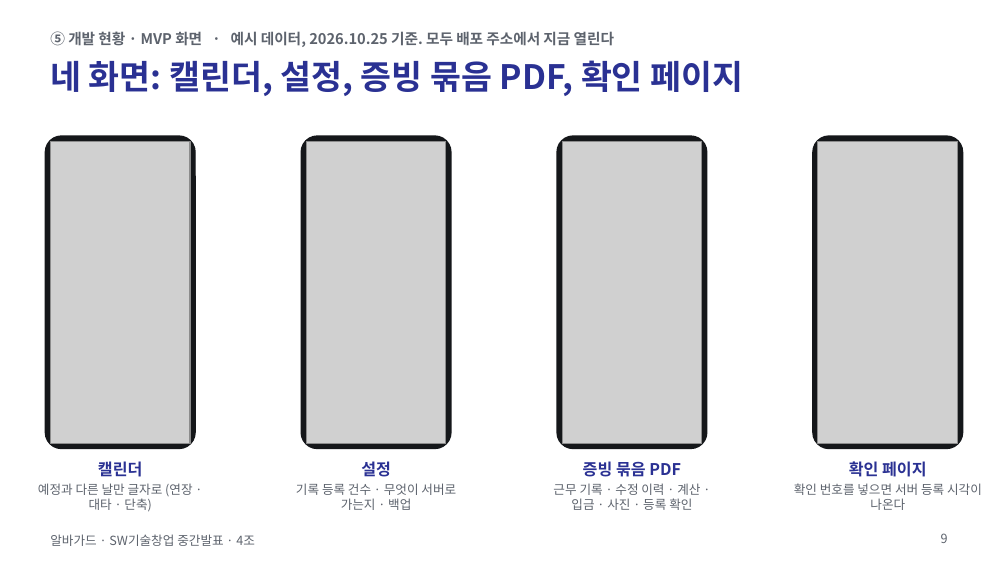
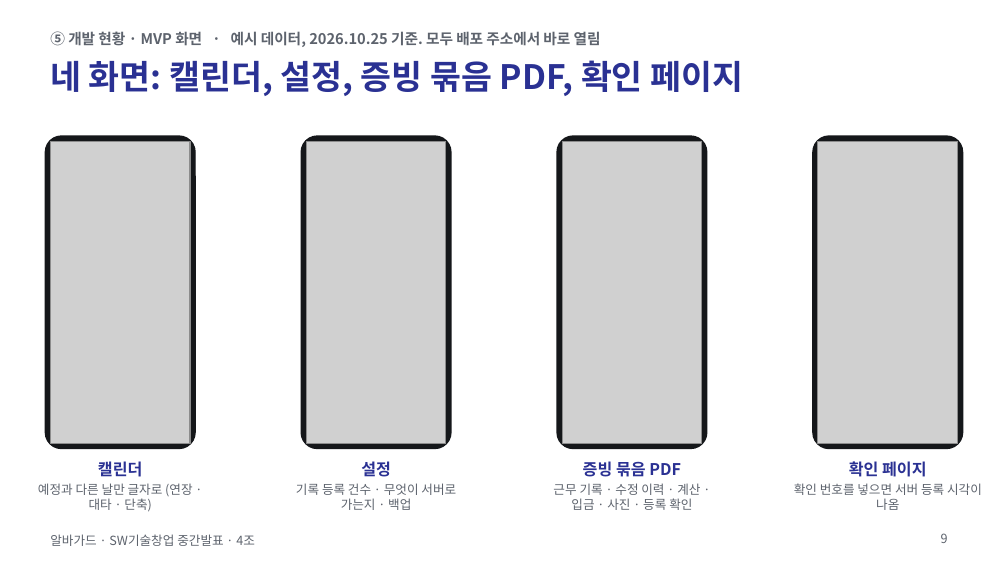
Before and after one commit to jihooni217/albaguard, a slide deck: slide 9 of docs/06_중간발표_PPT.pptx. Drawn at 1008x567 pixels with LibreOffice and Linux fonts; fonts in the diff are those of the drawing; grey boxes stand for pictures. Boxes give left, top, right and bottom in pixels: in the first picture for what was removed or moved away, otherwise in the second. Text is boxed around its words. In the diff, an @@ line names an element or a change of style, - is before the commit and + after.

```diff
--- a/docs/06_중간발표_PPT.pptx
+++ b/docs/06_중간발표_PPT.pptx
@@ text at [50,31,601,47]: text changed @@
-⑤ 개발 현황 · MVP 화면 · 예시 데이터, 2026.10.25 기준. 모두 배포 주소에서 지금 열린다
+⑤ 개발 현황 · MVP 화면 · 예시 데이터, 2026.10.25 기준. 모두 배포 주소에서 바로 열림
@@ text at [794,483,982,510]: text changed @@
-확인 번호를 넣으면 서버 등록 시각이 나온다
+확인 번호를 넣으면 서버 등록 시각이 나옴
```
Also in this commit, not shown: 13 other slides changed, 2 other files.
